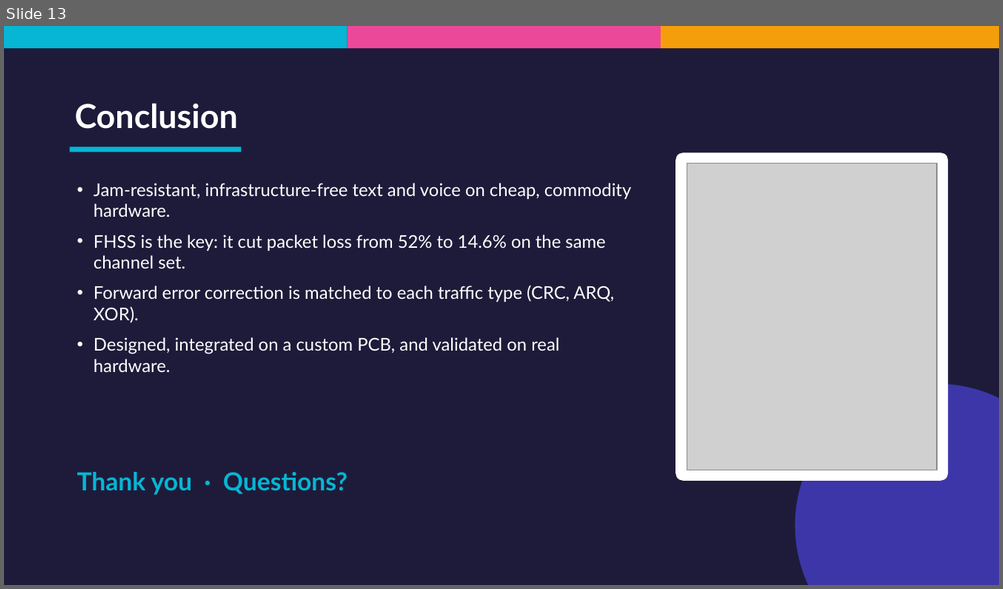
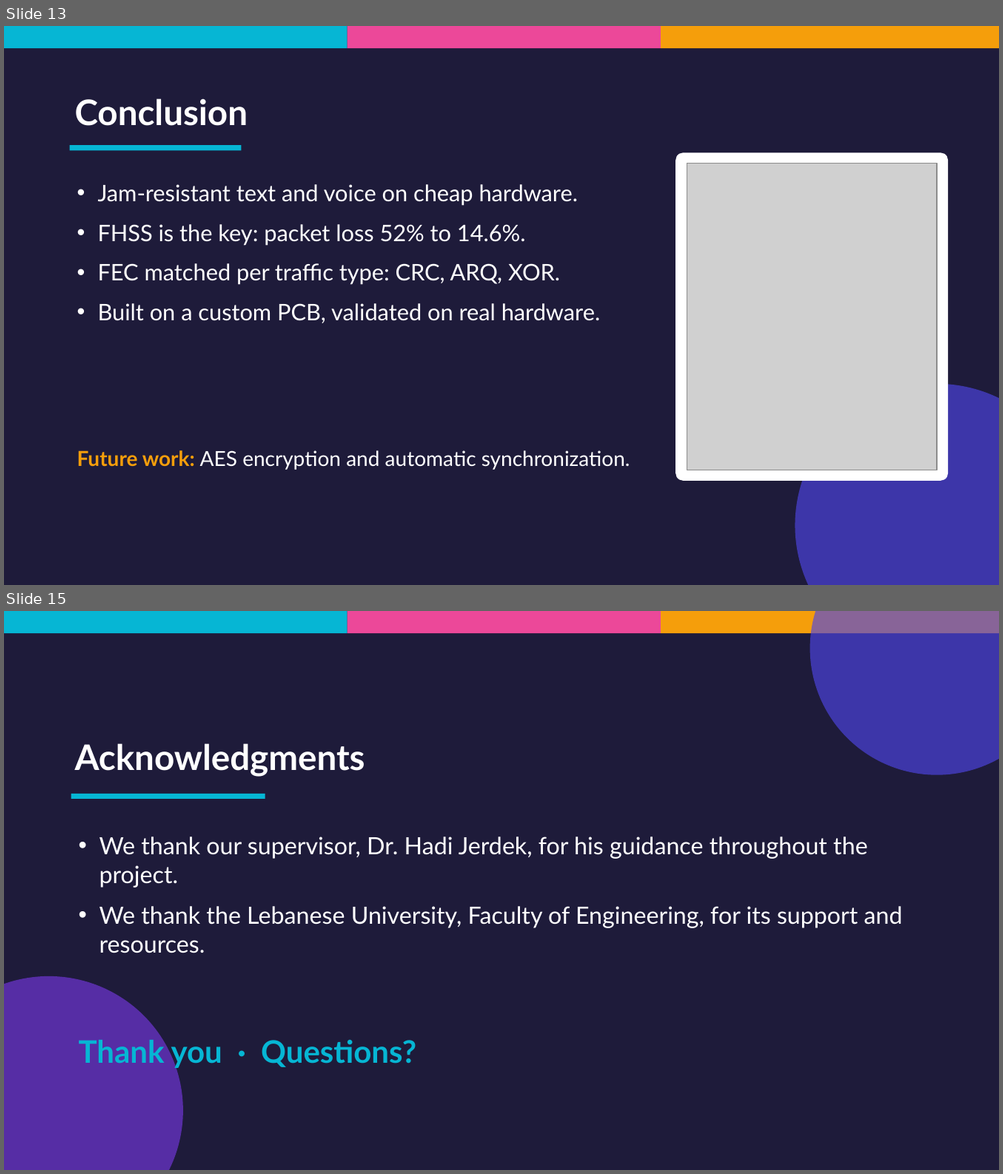
Before and after one commit to MarcEGed/Mini-Project, a slide deck: FELCOM_Presentation.pptx. Shown one above the other, each under a label of ours: slide 13 before the commit, slides 13 and 15 after it; the slides between them are not shown. The pictures are 1003x589 and 1003x1174 pixels, drawn with LibreOffice and Linux fonts; fonts in the diff are those of the drawing; grey boxes stand for pictures. Boxes give left, top, right and bottom in pixels: in the first picture for what was removed or moved away, otherwise in the second. Text is boxed around its words. In the diff, an @@ line names an element or a change of style, - is before the commit and + after.

```diff
--- a/FELCOM_Presentation.pptx
+++ b/FELCOM_Presentation.pptx
@@ slide 15 added at [4,611,999,1170], background #1E1B3A @@
@@ rectangle added at [4,611,347,633], fill #06B6D4 @@
@@ rectangle added at [347,611,660,633], fill #EC4899 @@
@@ rectangle added at [660,611,999,633], fill #F59E0B @@
@@ ellipse added at [810,611,999,775], fill #4F46E5 at 65% opacity @@
@@ text added at [75,743,365,777], 34 pt, text #FFFFFF, bold @@
+Acknowledgments
@@ rectangle added at [71,794,265,799], fill #06B6D4 @@
@@ text added at [99,837,902,954], 23 pt, text #FFFFFF @@
+• We thank our supervisor, Dr. Hadi Jerdek, for his guidance throughout the project.
+• We thank the Lebanese University, Faculty of Engineering, for its support and resources.
@@ ellipse added at [4,977,183,1170], fill #7C3AED at 60% opacity @@
@@ text added at [79,1037,416,1069], 30 pt, text #06B6D4, bold @@
+Thank you · Questions?
@@ slide 13 changed as well @@
@@ text "Conclusion" at [75,99,248,126]: size 32 to 34 pt @@
@@ text at [98,184,600,323]: text changed; size 17 to 22 pt @@
-• Jam-resistant, infrastructure-free text and voice on cheap, commodity hardware.
-• FHSS is the key: it cut packet loss from 52% to 14.6% on the same channel set.
-• Forward error correction is matched to each traffic type (CRC, ARQ, XOR).
-• Designed, integrated on a custom PCB, and validated on real hardware.
+• Jam-resistant text and voice on cheap hardware.
+• FHSS is the key: packet loss 52% to 14.6%.
+• FEC matched per traffic type: CRC, ARQ, XOR.
+• Built on a custom PCB, validated on real hardware.
@@ text at [77,451,630,470]: text changed; size 24 to 20 pt; text colour #06B6D4 to #FFFFFF; bold off @@
-Thank you · Questions?
+Future work: AES encryption and automatic synchronization.
```
Also in this commit, not shown: 11 other slides changed, 2 other slides added, 1 slide removed.
